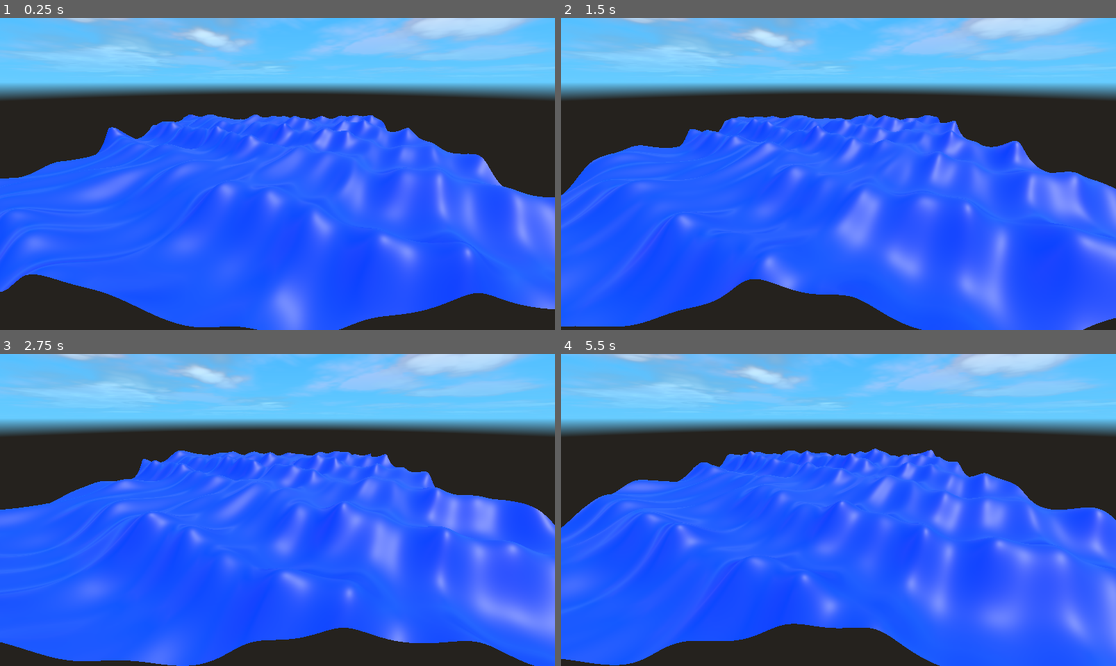
Above: before the commit, frames 1-4 (two rows, left to right).
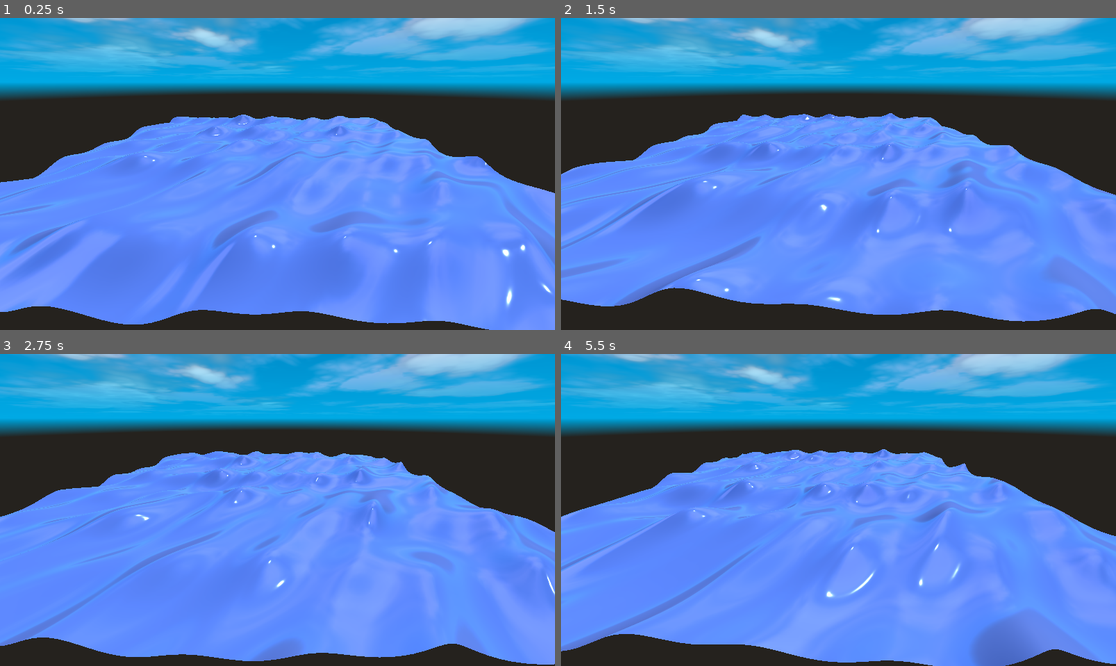
Above: after the commit, the same moments.

Repository: armedturret/Godot-Wave-Simulation
Game: Godot game, scene res://scenes/gerstner_ocean.tscn
Two runs of this game, one before a commit and one after it. Both use one fixed random seed, a clock stepped at 60 frames per second and the inputs below.
Inputs:
- Up to frame 1 (0.25 s): no input
- Up to frame 2 (1.5 s): no input
- Up to frame 3 (2.75 s): no input
- Up to frame 4 (5.5 s): no input

The runs differ from the first frame. In frame 1, 80% of the frame differs, in the area x 0-100%, y 0-100%; in frame 2, 79%; in frame 3, 79%; in frame 4, 81%.

Commit message:
Significantly improved the look of reflections

Diff:
--- a/environment.tres
+++ b/environment.tres
@@ -4,9 +4,9 @@
 
 [sub_resource type="ShaderMaterial" id="ShaderMaterial_3c6y5"]
 shader = ExtResource("1_0wybp")
-shader_parameter/day_top_color = Color(0.1, 0.6, 1, 1)
-shader_parameter/day_bottom_color = Color(0.4, 0.8, 1, 1)
-shader_parameter/sunset_top_color = Color(0.7, 0.75, 1, 1)
+shader_parameter/day_top_color = Color(0, 0.35970175, 0.6256097, 1)
+shader_parameter/day_bottom_color = Color(5.968213e-06, 0.6624939, 0.8954568, 1)
+shader_parameter/sunset_top_color = Color(0.69202214, 0.7401569, 1, 1)
 shader_parameter/sunset_bottom_color = Color(1, 0.5, 0.7, 1)
 shader_parameter/night_top_color = Color(0.02, 0, 0.04, 1)
 shader_parameter/night_bottom_color = Color(0.1, 0, 0.2, 1)
@@ -23,7 +23,7 @@
 shader_parameter/clouds_top_color = Color(1, 1, 1, 1)
 shader_parameter/clouds_middle_color = Color(0.92, 0.92, 0.98, 1)
 shader_parameter/clouds_bottom_color = Color(0.83, 0.83, 0.94, 1)
-shader_parameter/clouds_speed = 2.0
+shader_parameter/clouds_speed = 1.999999955296
 shader_parameter/clouds_direction = 0.2
 shader_parameter/clouds_scale = 1.0
 shader_parameter/clouds_cutoff = 0.3
@@ -41,3 +41,4 @@
 sky = SubResource("Sky_co4yx")
 ambient_light_source = 3
 ambient_light_color = Color(1, 1, 1, 1)
+reflected_light_source = 2
--- a/materials/ocean_material.tres
+++ b/materials/ocean_material.tres
@@ -6,11 +6,10 @@
 render_priority = 0
 shader = ExtResource("1_d52ye")
 shader_parameter/steepness = 1.0
-shader_parameter/amp = Array[float]([1.5, 0.4072135807868803, 0.26185205194402233, 0.15666752847066773, 0.1773630411032475, 0.36008112745069587, 0.5881363680586565, 0.5770856908015594, 0.17050189968184642, 0.39399802578124, 0.4155982385347463, 0.49967874976469784])
-shader_parameter/wave_dirs = Array[Vector2]([Vector2(-0.5476041, 0.8367376), Vector2(0.85930294, 0.511467), Vector2(0.8973736, -0.4412715), Vector2(-0.5283125, 0.84905), Vector2(-0.9736204, -0.2281738), Vector2(-0.45757937, 0.8891688), Vector2(-0.3662447, 0.93051857), Vector2(-0.84330875, -0.5374294), Vector2(-0.62255, -0.78258), Vector2(0.87993604, -0.47509223), Vector2(0.89067644, 0.4546377), Vector2(-0.27058384, -0.96269643)])
-shader_parameter/wave_lens = Array[float]([21.796501489629385, 7.682982803358674, 17.427464732779754, 24.966129466867542, 11.00122937013043, 16.079978651390995, 17.44255979019418, 29.409330165914245, 28.61609223568487, 30.18730949476389, 14.31140097719342, 15.972183007687097])
-shader_parameter/phases = Array[float]([6.074015522890889, 4.0649244633728285, 3.9309511785052087, 0.8225460277744674, 1.218032993460534, 0.0856721344207455, 1.5794054610423565, 4.357956375271338, 2.1372943489060394, 3.568528615739536, 2.713465487978551, 0.8980628130014766])
-shader_parameter/albedo = Color(0, 0.27058825, 1, 1)
-shader_parameter/alpha = 1.0
-shader_parameter/roughness = 0.5
-shader_parameter/metallic = 0.0
+shader_parameter/amp = Array[float]([0.16457155571708526, 0.558078866346225, 0.28269125203090206, 0.14585405210650298, 0.34857614214508714, 0.4615060085848036, 0.20081759451285686, 0.35068597513116984, 0.3107341571289626, 0.388616622629674, 0.40667508868761726, 0.4981855264388312])
+shader_parameter/wave_dirs = Array[Vector2]([Vector2(0.9999897, 0.0045384164), Vector2(0.51496196, 0.857213), Vector2(0.8537222, 0.5207287), Vector2(-0.9864894, -0.1638251), Vector2(-0.032595422, -0.9994686), Vector2(-0.85034925, -0.5262187), Vector2(0.9661586, -0.25794855), Vector2(0.13969958, -0.99019396), Vector2(-0.09855036, -0.9951321), Vector2(0.9649717, 0.2623539), Vector2(0.97777367, 0.2096631), Vector2(0.006586981, 0.9999783)])
+shader_parameter/wave_lens = Array[float]([23.53614268746552, 21.79235294224416, 31.940948692628478, 20.94782010790047, 14.357173609434296, 9.464716831273112, 22.420832844467398, 20.34687730975089, 20.62987370697013, 22.09351445238366, 16.17911208445375, 26.403030380415924])
+shader_parameter/phases = Array[float]([6.060573533753331, 1.0624289318982283, 4.663026372353652, 4.743966357233218, 0.8931180664361057, 3.1044772211169707, 5.8452494374624555, 1.508048285252965, 1.073034943979326, 2.5370991425176106, 4.12942797477273, 4.706752463783408])
+shader_parameter/albedo = Color(0.47700447, 0.6121005, 0.99999756, 1)
+shader_parameter/roughness = 0.03200000152
+shader_parameter/metallic = 0.438000020805
--- a/scenes/gerstner_ocean.tscn
+++ b/scenes/gerstner_ocean.tscn
@@ -6,8 +6,8 @@
 
 [sub_resource type="PlaneMesh" id="PlaneMesh_d0soh"]
 size = Vector2(100, 100)
-subdivide_width = 256
-subdivide_depth = 256
+subdivide_width = 128
+subdivide_depth = 128
 
 [node name="GerstnerOcean" type="Node3D" unique_id=192684016]
 
@@ -18,10 +18,10 @@
 transform = Transform3D(0.99964863, -0.010913228, 0.024157835, -3.4779973e-08, 0.91132426, 0.41168937, -0.02650848, -0.4115447, 0.911004, 4.3429337, 17.249245, 60.556053)
 
 [node name="DirectionalLight3D" type="DirectionalLight3D" parent="." unique_id=2106264239]
-transform = Transform3D(0.8987864, -1.9162492e-08, 0.43838686, -0.43838686, -3.9287194e-08, 0.8987865, -1.4048137e-16, -1, -4.3711374e-08, 0, 30.442127, 0)
+transform = Transform3D(0.76308566, -0.52836424, 0.3721982, -0.43838683, -3.9287194e-08, 0.89878637, -0.4748866, -0.8490178, -0.23162799, 0, 30.442127, 0)
 
 [node name="MeshInstance3D" type="MeshInstance3D" parent="." unique_id=1303851496]
-transform = Transform3D(0.99998915, -0.0037763077, -0.0027200247, 0.0037769545, 0.99999285, 0.00023294859, 0.0027191264, -0.00024321013, 0.9999963, 0, 0, 0)
+transform = Transform3D(0.99998915, -0.0037763077, -0.0027200247, 0.0037769545, 0.99999285, 0.00023294859, 0.0027191264, -0.00024321013, 0.9999963, -0.024202347, -0.0163908, 0.0016489029)
 mesh = SubResource("PlaneMesh_d0soh")
 surface_material_override/0 = ExtResource("1_co4yx")
 script = ExtResource("2_co4yx")
--- a/shaders/ocean_gerstner.gdshader
+++ b/shaders/ocean_gerstner.gdshader
@@ -15,8 +15,8 @@
 
 group_uniforms VisualSettings;
 uniform vec3 albedo : source_color = vec3(1.0f);
-uniform float roughness = 0.0f;
-uniform float metallic = 0.0f;
+uniform float roughness : hint_range(0, 1) = 0.0f;
+uniform float metallic : hint_range(0, 1) = 0.0f;
 
 
 void vertex() {
@@ -72,6 +72,7 @@
 	ALBEDO = albedo;
 	ROUGHNESS = roughness;
 	METALLIC = metallic;
+	SPECULAR = 0.5f;
 }
 
 //void light() {
